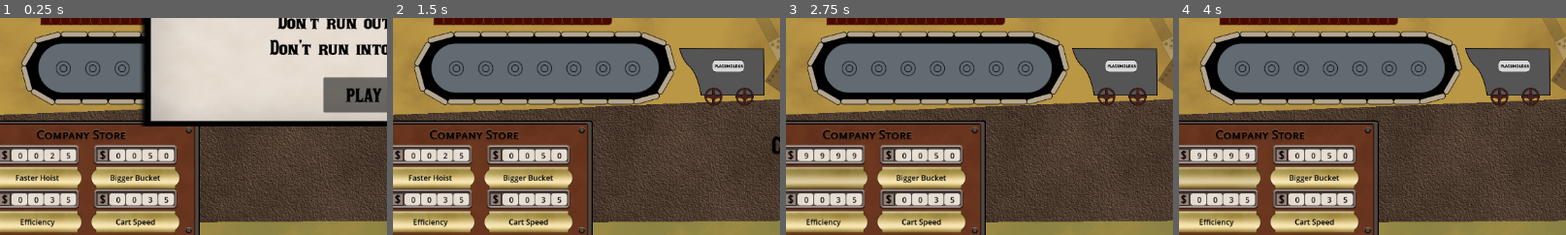
Above: before the commit, frames 1-4 (left to right).
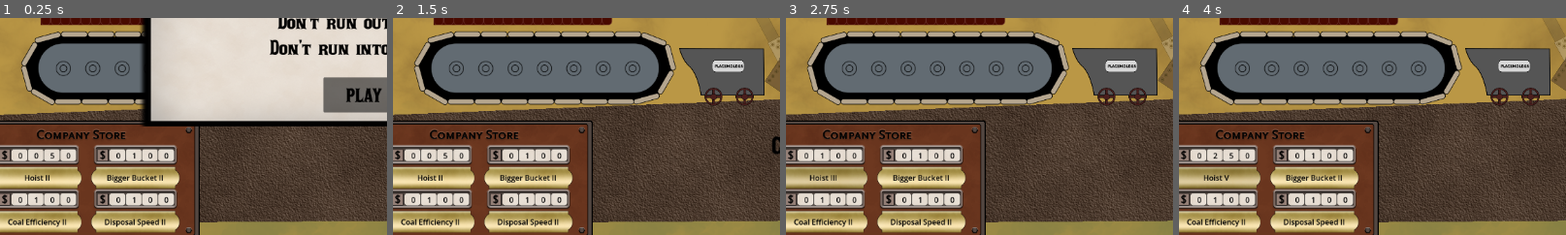
Above: after the commit, the same moments.

Repository: Lobbsterwaffles/Steam-Shov
Game: Godot game, scene res://jonly.tscn
Same seed, same stepped clock (60 frames per second), same inputs: the game is played once before the commit and once after it.
Inputs (mouse positions are % of the whole screen's width and height, from its top left):
- Up to frame 1 (0.25 s): no input
- Up to frame 2 (1.5 s): click "PLAY" at 0.5 s; click "BUY COAL $25" at 1.25 s
- Up to frame 3 (2.75 s): click (10, 86) at 2 s, where only the run before the commit has a clickable "Faster Hoist"
- Up to frame 4 (4 s): click (10, 86) at 2.75 s, where only the run after the commit has a clickable "Hoist III"; click (10, 86) at 3.5 s, where only the run after the commit has a clickable "Hoist IV"
The pictures show only the part of the screen within x 5-55%, y 49-99%; the shares and areas given below are measured in that part.

The runs differ from the first frame. In frame 1, 1.3% of the frame differs, in the area x 2-44%, y 62-97%; in frame 2, 1.3%; in frame 3, 1.2%; in frame 4, 1.2%.

Commit message:
upgrade table rough values

Diff:
--- a/buy_coal_button.gd
+++ b/buy_coal_button.gd
@@ -19,6 +19,7 @@
 		_flash_label(%label_coal_nomoney)
 		return
 	%scoop.coal += amount
+	%scoop.update_coal_gauge()
 
 func _flash_label(label: Control) -> void:
 	label.visible = true
--- a/jonly.tscn
+++ b/jonly.tscn
@@ -599,6 +599,7 @@
 offset_top = 11.111127
 offset_right = 160.14531
 offset_bottom = 71.11114
+focus_mode = 0
 theme = ExtResource("32_7xl4i")
 theme_override_font_sizes/font_size = 25
 theme_override_styles/hover = SubResource("StyleBoxFlat_rngr4")
--- a/upgrade_table.gd
+++ b/upgrade_table.gd
@@ -1,36 +1,150 @@
 class_name UpgradeTable
+
+
 
 static func build_rows() -> Array[Upgrade]:
 	var rows: Array[Upgrade] = []
 	var u: Upgrade
+	var hoist_up_cost := 50.0
+	var bucket_up_cost := 50.0
+	var efficiency_up_cost := 50.0
+	var suckdown_up_cost := 50.0
+
 
 	u = Upgrade.new()
-	u.id = "Faster Hoist"
+	u.id = "Hoist II"
 	u.family = "Hoist"
-	u.cost = 25.0
-	u.hoist_engine_speed = 105.0
+	u.tier = 1
+	u.cost = hoist_up_cost
+	u.hoist_engine_speed = 30.0
 	u.hoist_clutch_force = 1.0
 	u.hoist_brake_force = 50000.0
 	rows.append(u)
 
 	u = Upgrade.new()
-	u.id = "Bigger Bucket"
-	u.family = "Bucket"
-	u.cost = 50.0
-	u.bucket_capacity = 5000.0
+	u.id = "Hoist III"
+	u.family = "Hoist"
+	u.tier = 2
+	u.cost = hoist_up_cost * u.tier
+	u.hoist_engine_speed = 30.0
+	u.hoist_clutch_force = 1.0
+	u.hoist_brake_force = 50000.0
 	rows.append(u)
 
 	u = Upgrade.new()
-	u.id = "Efficiency"
+	u.id = "Hoist IV"
+	u.family = "Hoist"
+	u.tier = 3
+	u.cost = hoist_up_cost * u.tier
+	u.hoist_engine_speed = 30.0
+	u.hoist_clutch_force = 1.0
+	u.hoist_brake_force = 50000.0
+	rows.append(u)
+
+	u = Upgrade.new()
+	u.id = "Hoist V"
+	u.family = "Hoist"
+	u.tier = 5
+	u.cost = hoist_up_cost * u.tier
+	u.hoist_engine_speed = 30.0
+	u.hoist_clutch_force = 1.0
+	u.hoist_brake_force = 50000.0
+	rows.append(u)
+
+
+	u = Upgrade.new()
+	u.id = "Bigger Bucket II"
+	u.family = "Bucket"
+	u.tier = 2
+	u.cost = bucket_up_cost * u.tier
+	u.bucket_capacity = 3000.0
+	rows.append(u)
+
+	u = Upgrade.new()
+	u.id = "Bigger Bucket III"
+	u.family = "Bucket"
+	u.tier = 3
+	u.cost = bucket_up_cost * u.tier
+	u.bucket_capacity = 3000.0
+	rows.append(u)
+
+	u = Upgrade.new()
+	u.id = "Bigger Bucket IV"
+	u.family = "Bucket"
+	u.tier = 4
+	u.cost = bucket_up_cost * u.tier
+	u.bucket_capacity = 3000.0
+	rows.append(u)
+
+	u = Upgrade.new()
+	u.id = "Bigger Bucket V"
+	u.family = "Bucket"
+	u.tier = 5
+	u.cost = bucket_up_cost * u.tier
+	u.bucket_capacity = 3000.0
+	rows.append(u)
+
+	u = Upgrade.new()
+	u.id = "Coal Efficiency II"
 	u.family = "Efficiency"
-	u.cost = 35.0
+	u.tier = 2
+	u.cost = efficiency_up_cost * u.tier
 	u.efficiency = 0.1
 	rows.append(u)
 
 	u = Upgrade.new()
-	u.id = "Cart Speed"
+	u.id = "Coal Efficiency III"
+	u.family = "Efficiency"
+	u.tier = 3
+	u.cost = efficiency_up_cost * u.tier
+	u.efficiency = 0.1
+	rows.append(u)
+
+	u = Upgrade.new()
+	u.id = "Coal Efficiency IV"
+	u.family = "Efficiency"
+	u.tier = 4
+	u.cost = efficiency_up_cost * u.tier
+	u.efficiency = 0.1
+	rows.append(u)
+
+	u = Upgrade.new()
+	u.id = "Coal Efficiency V"
+	u.family = "Efficiency"
+	u.tier = 5
+	u.cost = efficiency_up_cost * u.tier
+	u.efficiency = 0.1
+	rows.append(u)
+
+	u = Upgrade.new()
+	u.id = "Disposal Speed II"
 	u.family = "Cart"
-	u.cost = 35.0
+	u.tier = 2
+	u.cost = suckdown_up_cost * u.tier
+	u.suckdown = 5.0
+	rows.append(u)
+
+	u = Upgrade.new()
+	u.id = "Disposal Speed III"
+	u.family = "Cart"
+	u.tier = 3
+	u.cost = suckdown_up_cost * u.tier
+	u.suckdown = 5.0
+	rows.append(u)
+
+	u = Upgrade.new()
+	u.id = "Disposal Speed IV"
+	u.family = "Cart"
+	u.tier = 4
+	u.cost = suckdown_up_cost * u.tier
+	u.suckdown = 5.0
+	rows.append(u)
+
+	u = Upgrade.new()
+	u.id = "Disposal Speed V"
+	u.family = "Cart"
+	u.tier = 5
+	u.cost = suckdown_up_cost * u.tier
 	u.suckdown = 5.0
 	rows.append(u)
 
